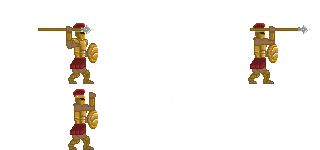
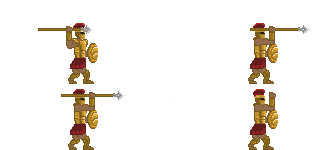
Comparing the layer stacks of the two 320×150 images. Changes:
painted on "Copy of walk8" (2nd of 7) over [68, 89, 278, 150]
added layer "Copy of walk8" (3rd of 7) above "Copy of walk8" over [61, 91, 126, 100]
added layer "Copy of walk8" (4th of 7) above "Copy of walk8" over [96, 91, 126, 100]
